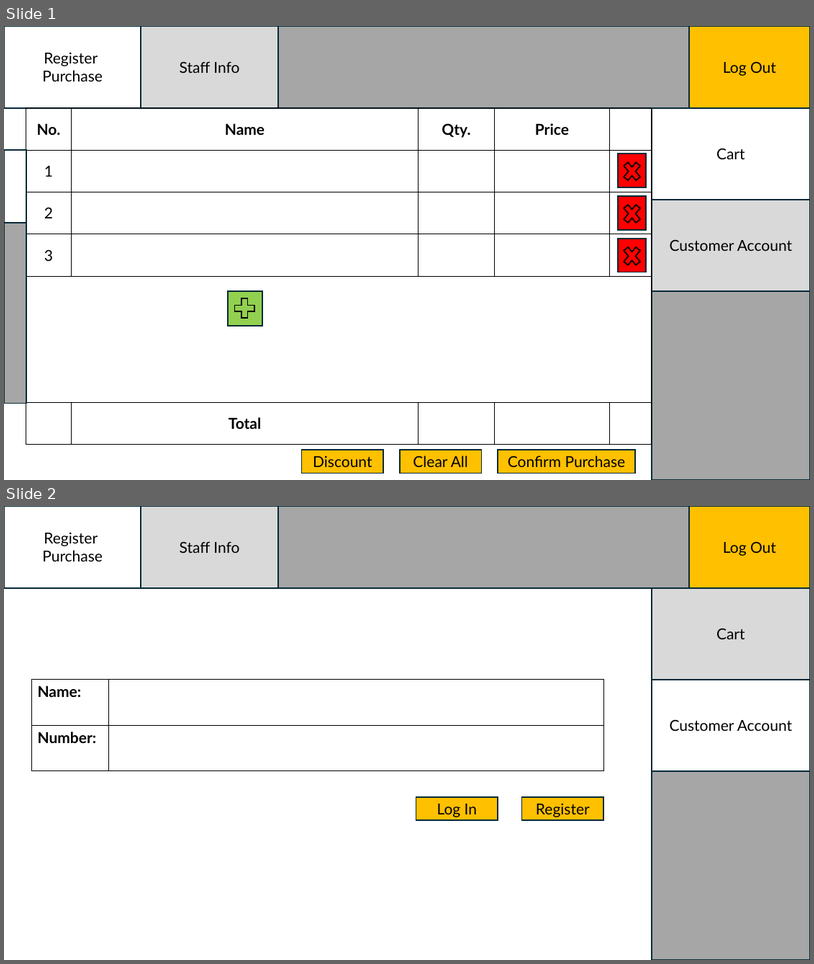
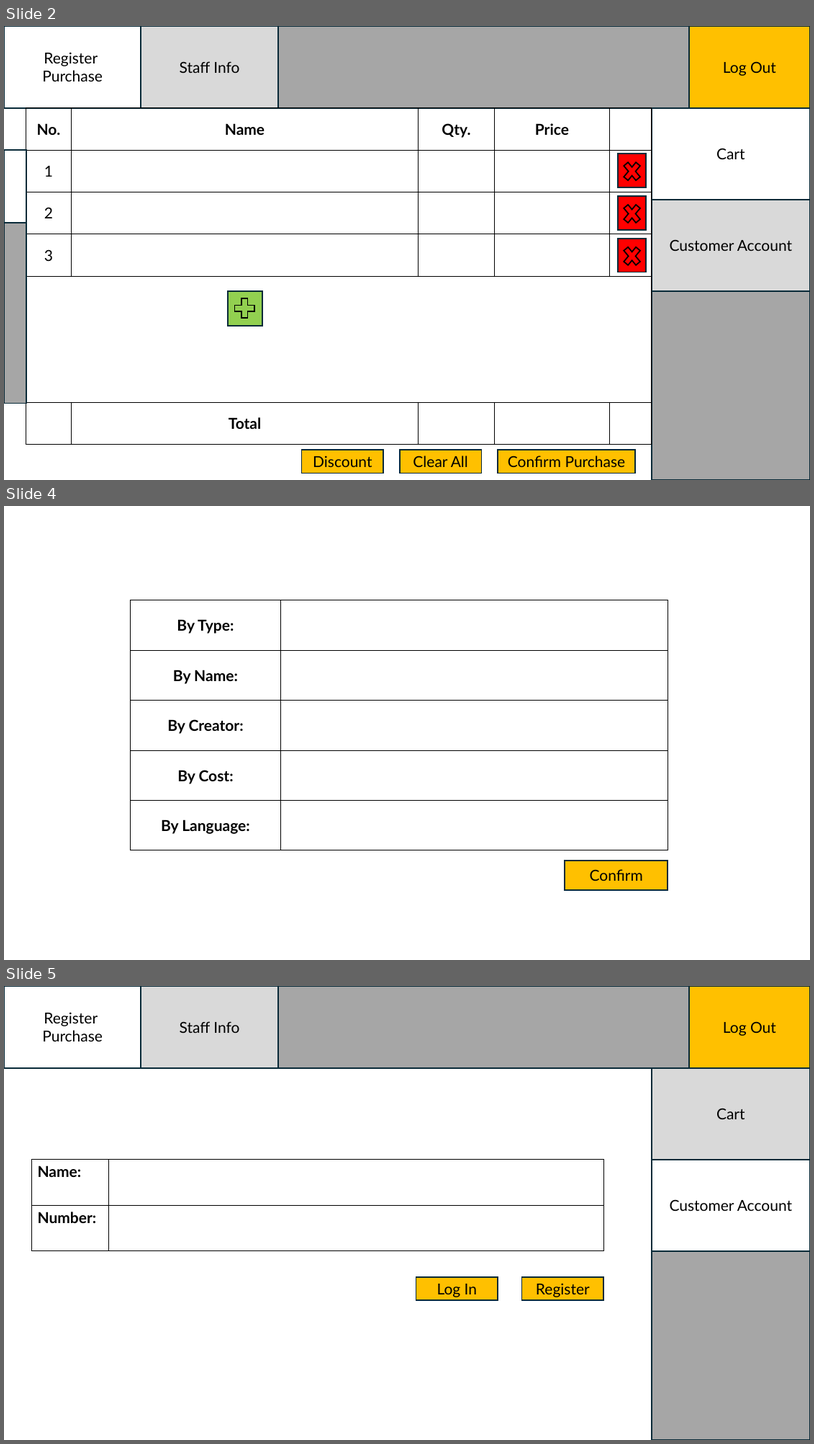
Before and after one commit to EspiMKII/HUST-Media-Store, a slide deck: docs/UIs/UI designs.pptx. Shown one above the other, each under a label of ours: slides 1 and 2 before the commit, slides 2, 4 and 5 after it; the slides between them are not shown. The pictures are 814x964 and 814x1444 pixels, drawn with LibreOffice and Linux fonts; fonts in the diff are those of the drawing. Boxes give left, top, right and bottom in pixels: in the first picture for what was removed or moved away, otherwise in the second. Text is boxed around its words. In the diff, an @@ line names an element or a change of style, - is before the commit and + after.

```diff
--- a/docs/UIs/UI designs.pptx
+++ b/docs/UIs/UI designs.pptx
@@ slide 4 added at (4, 506, 810, 960), background #FFFFFF @@
@@ table added at (131, 600, 669, 850), 5 rows, 2 columns @@
+By Type: | 
+By Name: | 
+By Creator: | 
+By Cost: | 
+By Language: | 
@@ rectangle added at (566, 860, 669, 890), fill #FFC000, outline #092A39 1.5 pt, 18 pt, text #000000 @@
+Confirm
@@ what was slide 1 is now slide 2 @@
@@ what was slide 2 is now slide 5 @@
```
Also in this commit, not shown: 1 slide changed, 3 other slides added, 11 other files.
